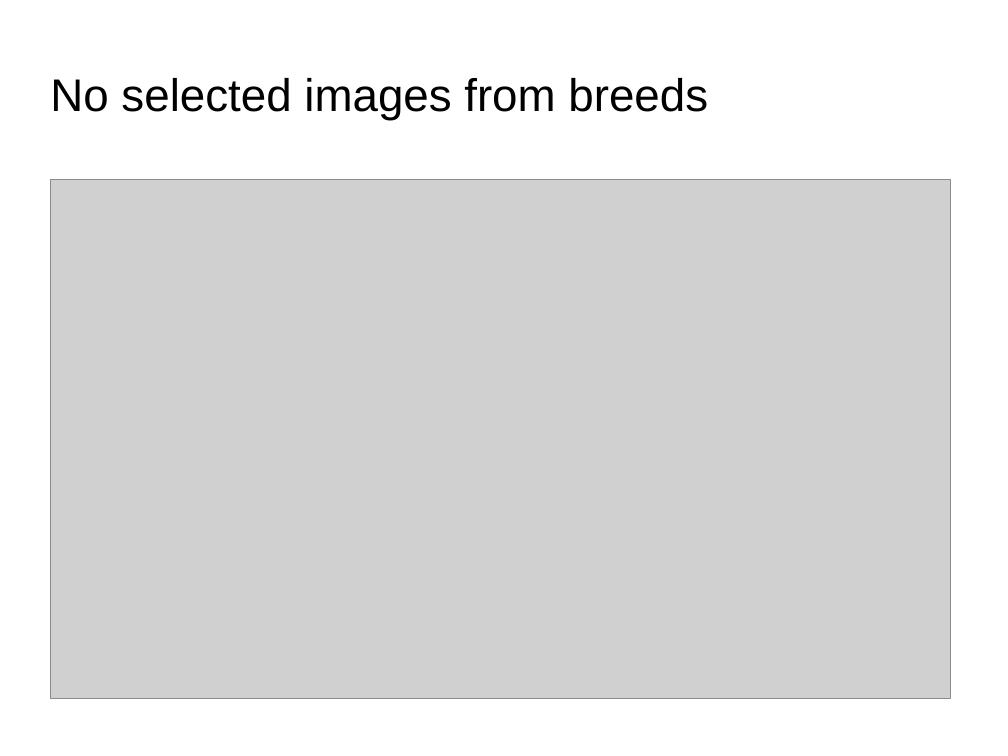
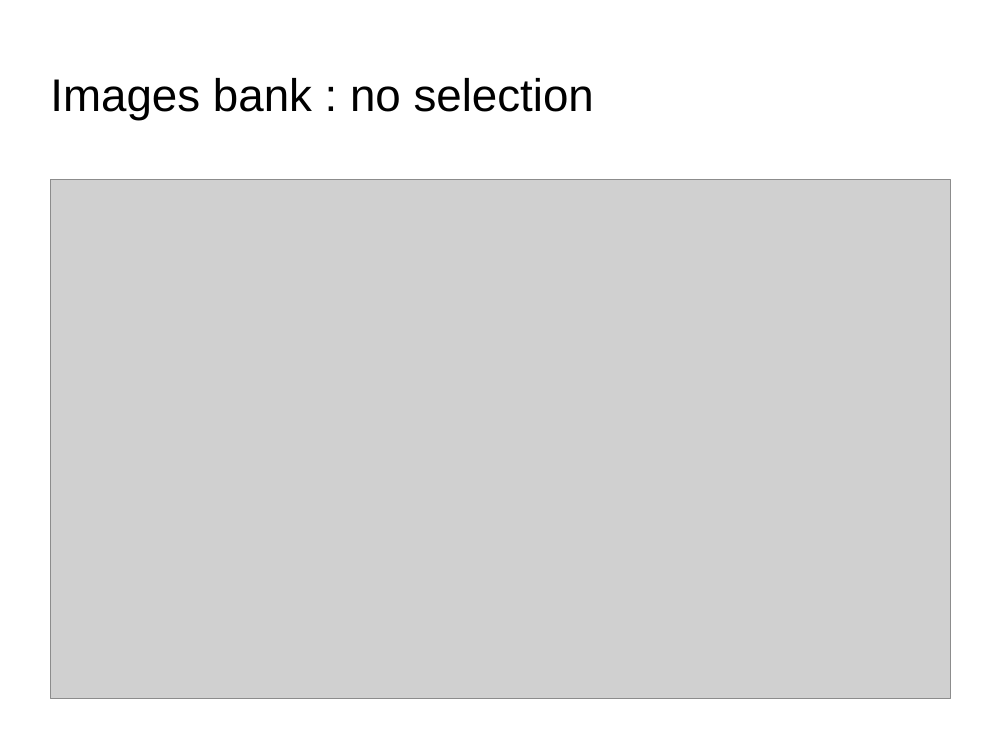
Before and after one commit to dataforcast/OC_Datascientist, a slide deck: slide 23 of P7/report/Openclassrooms_ParcoursDatascientist_P7-V1.odp (slide 20 before the commit). Drawn at 1008x756 pixels with LibreOffice and Linux fonts; fonts in the diff are those of the drawing; grey boxes stand for pictures; background and template pictures are left out. Boxes give left, top, right and bottom in pixels: in the first picture for what was removed or moved away, otherwise in the second. Text is boxed around its words. In the diff, an @@ line names an element or a change of style, - is before the commit and + after.

```diff
--- a/P7/report/Openclassrooms_ParcoursDatascientist_P7-V1.odp
+++ b/P7/report/Openclassrooms_ParcoursDatascientist_P7-V1.odp
@@ title at (x1=50, y1=78, x2=594, y2=121): text changed @@
-No selected images from breeds
+Images bank : no selection
```
Also in this commit, not shown: 8 other slides changed, 8 slides added, 2 slides removed, 7 other files.
